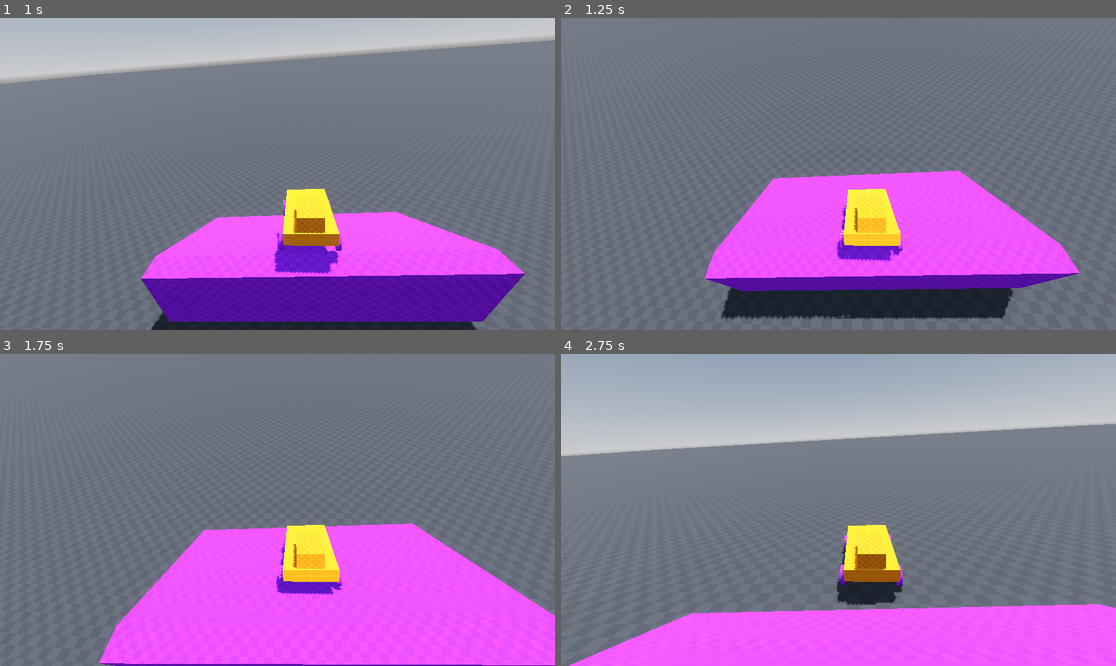
Above: before the commit, frames 1-4 (two rows, left to right).
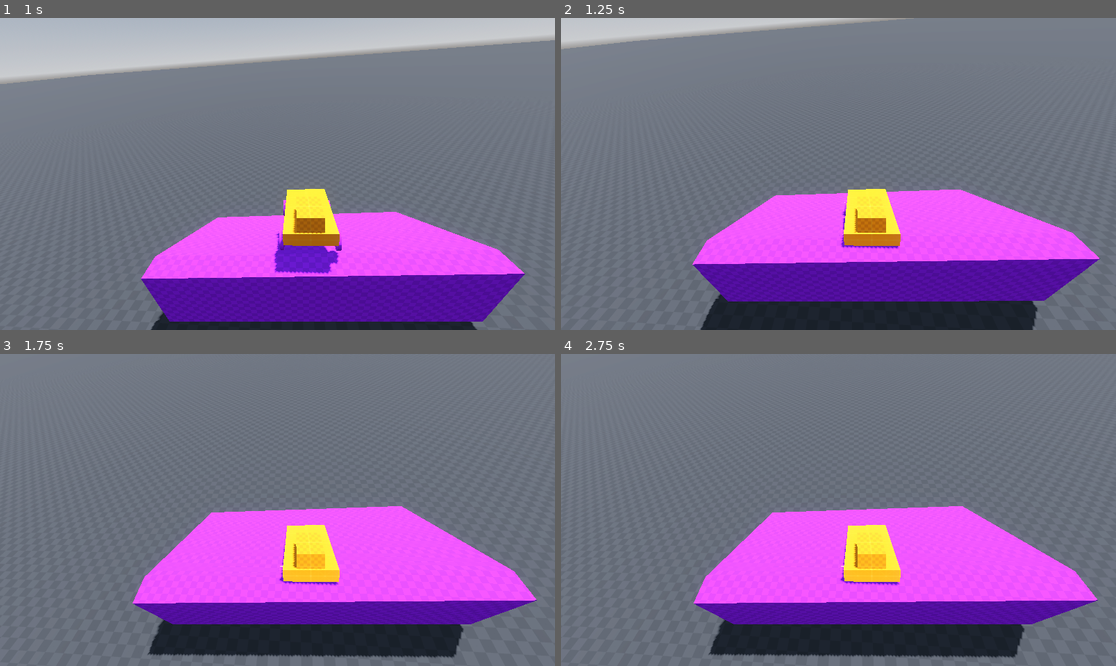
Above: after the commit, the same moments.

Repository: muneneevans/learning-godot
Game: Godot game, scene res://scenes/main_menu.tscn
Same seed, same stepped clock (60 frames per second), same inputs: the game is played once before the commit and once after it.
Inputs:
- Up to frame 1 (1 s): click "Raycast vehicles" at 0.5 s
- Up to frame 2 (1.25 s): no input
- Up to frame 3 (1.75 s): no input
- Up to frame 4 (2.75 s): no input

Frame 1 is identical in both runs. In frame 2, 16% of the frame differs, in the area x 0-98%, y 0-100%; in frame 3, 20%; in frame 4, 61%, in the area x 0-100%, y 0-100%.
Error after the commit: Parse Error: Identifier "DebugDraw3D" not declared in the current scope. (res://games/raycast_vehicles/car/raycast_car.gd:44)

Commit message:
feat: Add DebugDraw3D integration

Diff:
--- a/games/raycast_vehicles/car/raycast_car.gd
+++ b/games/raycast_vehicles/car/raycast_car.gd
@@ -41,4 +41,4 @@
 		var force_position_offset := contact - global_position
 		apply_force(force_vector, force_position_offset)
 
-		#DebugDraw.draw_arrow_ray(contact, force_vector, 2.5)
+		DebugDraw3D.draw_arrow_ray(contact, force_vector, 2.5)
--- a/project.godot
+++ b/project.godot
@@ -15,6 +15,10 @@
 config/features=PackedStringArray("4.6", "Forward Plus")
 config/icon="res://icon.svg"
 
+[debug_draw_3d]
+
+settings/addon_root_folder="res://addons/debug-draw-3d_1.7.2/debug_draw_3d-1.7.2/addons/debug_draw_3d"
+
 [dotnet]
 
 project/assembly_name="Learning"
Not shown, added: addons/debug_draw_3d/debug_draw_3d.gdextension.uid
Not shown, added: addons/debug_draw_3d/libs/.gdignore
Not shown, added: addons/debug_draw_3d/LICENSE
Not shown, added: addons/debug_draw_3d/README.md
Not shown, added: addons/debug_draw_3d/debug_draw_3d.gdextension
Not shown, added: addons/debug_draw_3d/libs/.gitignore
Not shown, added: addons/debug_draw_3d/libs/libdd3d.android.template_debug.arm32.so
Not shown, added: addons/debug_draw_3d/libs/libdd3d.android.template_debug.arm64.so
Not shown, added: addons/debug_draw_3d/libs/libdd3d.android.template_debug.x86_32.so
Not shown, added: addons/debug_draw_3d/libs/libdd3d.android.template_debug.x86_64.so
Not shown, added: addons/debug_draw_3d/libs/libdd3d.android.template_release.arm32.so
Not shown, added: addons/debug_draw_3d/libs/libdd3d.android.template_release.arm64.so
(and 28 more such lines)
